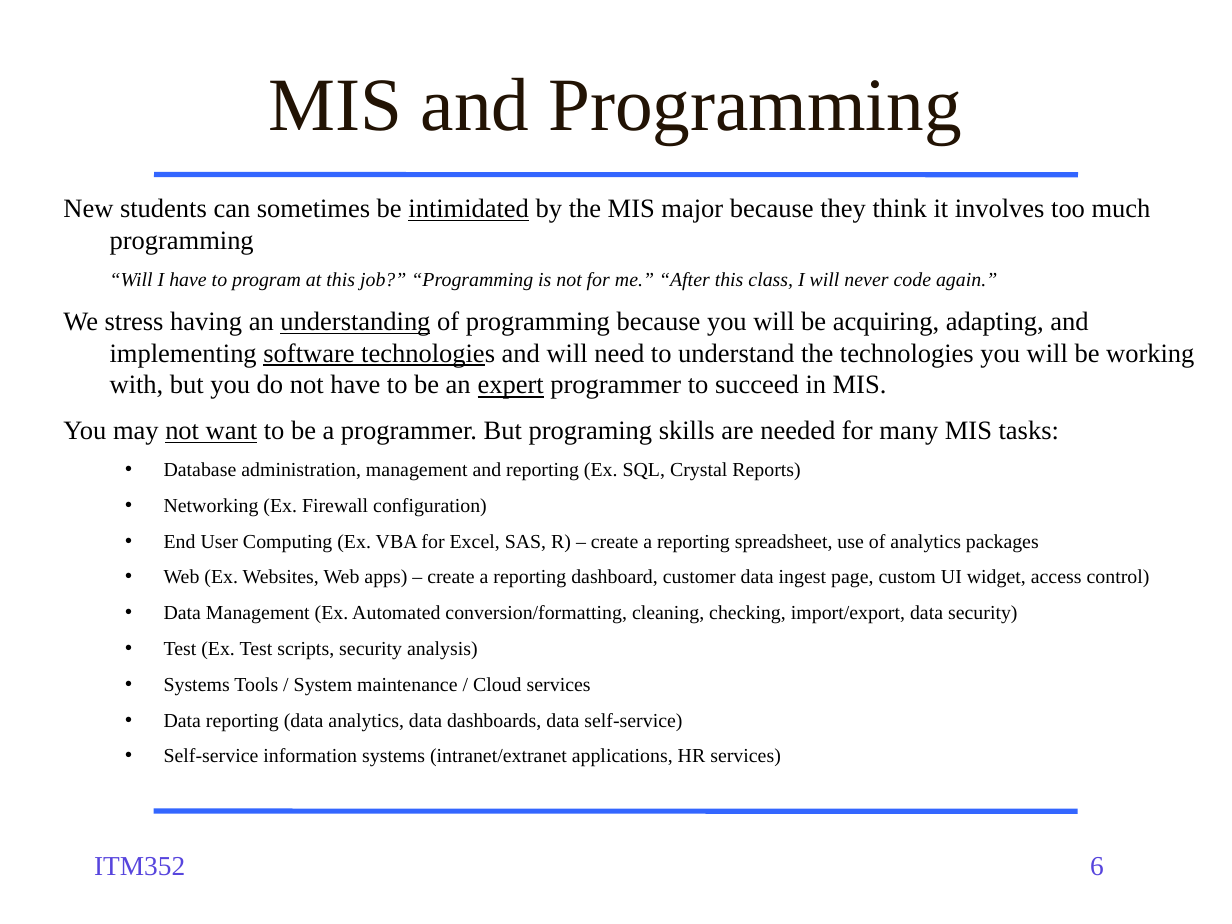
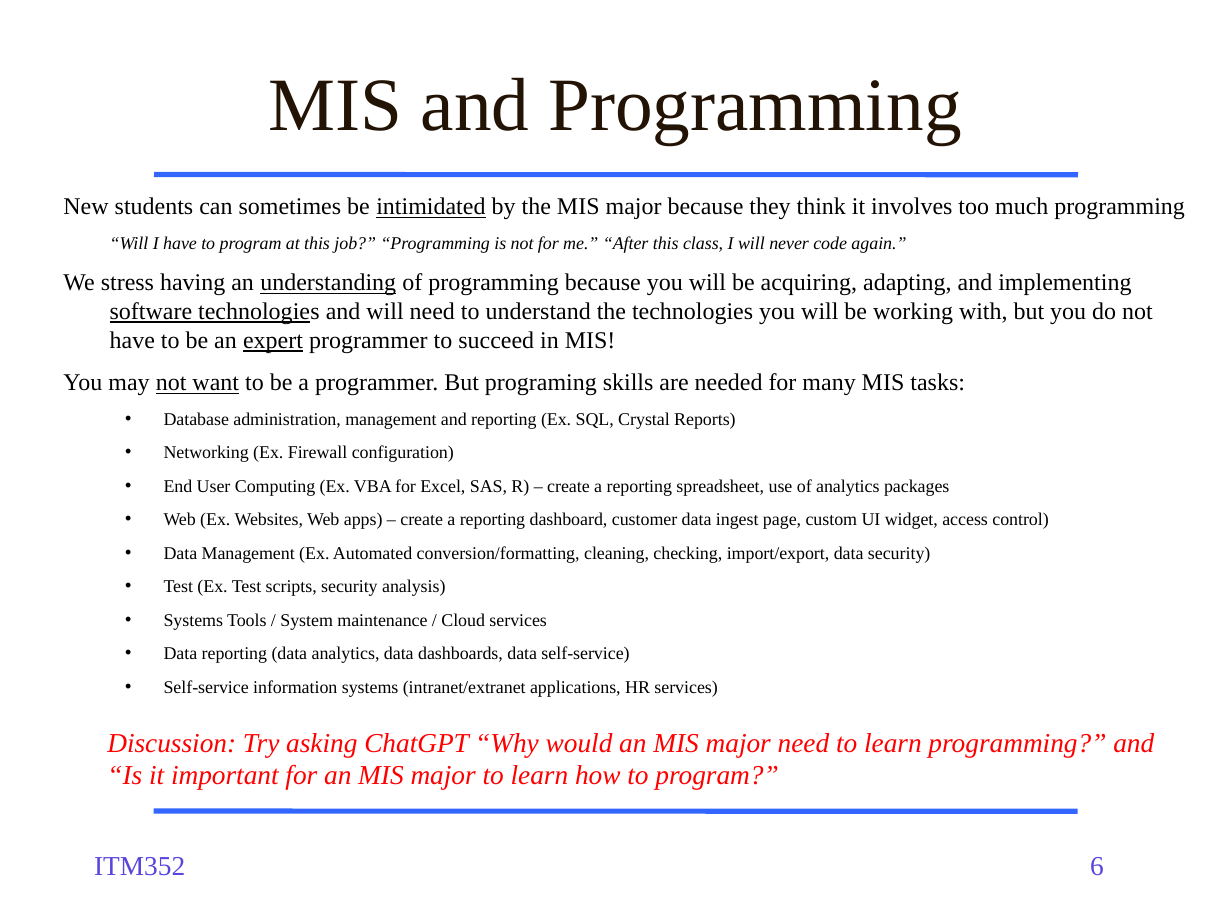
Before and after one commit to dport96/ITM352, a slide deck: slide 6 of morea/010.introduction/ITM352_01_intro.pptx. Drawn at 1232x924 pixels with LibreOffice and Linux fonts; fonts in the diff are those of the drawing. Boxes give left, top, right and bottom in pixels: in the first picture for what was removed or moved away, otherwise in the second. Text is boxed around its words. In the diff, an @@ line names an element or a change of style, - is before the commit and + after.

```diff
--- a/morea/010.introduction/ITM352_01_intro.pptx
+++ b/morea/010.introduction/ITM352_01_intro.pptx
@@ text at [63,197,1185,697]: size 15.5 to 14 pt in "New students can sometimes be intimidated by ...", "You may not want to be a ..."; size 11.6 to 10.5 pt in "“Will I have to program at this ...", "Database administration, management and reporting (Ex. SQL, ...", "Networking (Ex. Firewall configuration)", "End User Computing (Ex. VBA for Excel, ..." and 6 more places @@
@@ text at [63,273,1153,354]: text changed; size 15.5 to 14 pt @@
-We stress having an understanding of programming because you will be acquiring, adapting, and implementing software technologies and will need to understand the technologies you will be working with, but you do not have to be an expert programmer to succeed in MIS.
+We stress having an understanding of programming because you will be acquiring, adapting, and implementing software technologies and will need to understand the technologies you will be working with, but you do not have to be an expert programmer to succeed in MIS!
@@ text added at [107,733,1154,790], 16 pt, text #FF0000, italic @@
+Discussion: Try asking ChatGPT “Why would an MIS major need to learn programming?” and
+“Is it important for an MIS major to learn how to program?”
```
Also in this commit, not shown: 11 other slides changed, 1 slide added, 1 slide removed.
